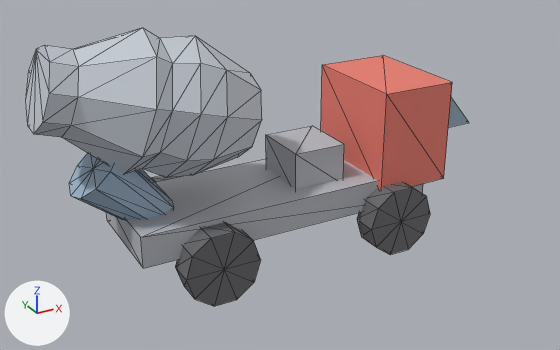
Renders of the glTF model public/studio/v2.15.0/d_cementmixer/model.glb from each side of a commit.
One viewpoint serves both versions: a 50 mm camera at (-5.53, -10.22, 5.07) aimed at (0.1, 0.01, -0.04). Every picture has the same lights, and +X, +Y and +Z are marked at lower left. The picture after the commit comes second. Mesh edges are drawn as thin lines. Where no turn or scale is listed for an object, it has been applied to the vertices.

The older version as bpy lines, for what is in view:
```python
ob_part0 = bpy.data.objects.new('part0', me_geometry_0)
ob_part0.location = (0.0, 0.0, 0.0)
ob_part1 = bpy.data.objects.new('part1', me_geometry_1)
ob_part1.location = (0.0, 0.0, 0.0)
ob_part3 = bpy.data.objects.new('part3', me_geometry_3)
ob_part3.location = (0.0, 0.0, 0.0)
ob_part4 = bpy.data.objects.new('part4', me_geometry_4)
ob_part4.location = (0.0, 0.0, 0.0)
ob_part5 = bpy.data.objects.new('part5', me_geometry_5)
ob_part5.location = (0.0, 0.0, 0.0)
ob_part8 = bpy.data.objects.new('part8', me_geometry_8)
ob_part8.location = (0.0, 0.0, 0.0)
ob_part9 = bpy.data.objects.new('part9', me_geometry_9)
ob_part9.location = (0.0, 0.0, 0.0)
# also in view: 'part7' at (1.7, -1.0, -0.75)
```
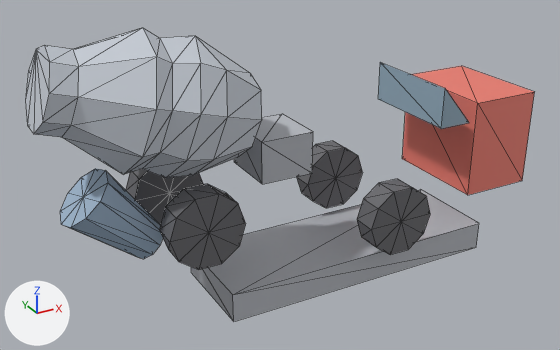
Boxes (x1, y1, x2, y2) around the edits, measured in the pictures (560 x 350 px):
'part0', moved: before (106, 159, 423, 268); after (191, 189, 479, 322)
'part1', moved: before (321, 56, 452, 190); after (402, 66, 534, 195)
'part9', moved: before (175, 222, 261, 306); after (159, 184, 246, 270)
'part5', moved: before (70, 153, 174, 220); after (60, 169, 163, 259)
'part4', moved: before (266, 126, 344, 189); after (234, 114, 313, 184)
'part8', moved (mostly hidden before): before (151, 176, 177, 182); after (126, 169, 203, 225)
'part2', unchanged, uncovered by the edit: before (448, 97, 469, 127); after (378, 62, 469, 129)
'part6', unchanged, uncovered by the edit: after (296, 141, 362, 208)

Diff of the bpy script that builds the scene:
```diff
--- a/public/studio/v2.15.0/d_cementmixer/model.glb.py
+++ b/public/studio/v2.15.0/d_cementmixer/model.glb.py
@@ me_geometry_0 @@
 # used by ob_part0; location = (0.0, 0.0, 0.0)
-me_geometry_0.from_pydata(...)  # 8 vertices, 12 faces; spans x -2.6..2.4, y -0.85..0.85, z -0.6..-0.1
+me_geometry_0.from_pydata(...)  # 8 vertices, 12 faces; spans x -1.21..3.79, y -0.85..0.85, z -1.96..-1.46
+# me_geometry_0 part 1: the whole mesh is moved by (1.39, 0.0, -1.36)
 me_geometry_0.materials.append(mat_defaultmaterial)
@@ me_geometry_1 @@
 # used by ob_part1; location = (0.0, 0.0, 0.0)
-me_geometry_1.from_pydata(...)  # 8 vertices, 12 faces; spans x 1.45..2.75, y -0.95..0.95, z -0.3..1.4
+me_geometry_1.from_pydata(...)  # 8 vertices, 12 faces; spans x 3.34..4.64, y -0.95..0.95, z -0.75..0.95
+# me_geometry_1 part 2: the whole mesh is moved by (1.89, 0.0, -0.45)
 me_geometry_1.materials.append(mat_defaultmaterial_001)
@@ me_geometry_4 @@
 # used by ob_part4; location = (0.0, 0.0, 0.0)
-me_geometry_4.from_pydata(...)  # 8 vertices, 12 faces; spans x 0.1..1.0, y -0.5..0.5, z -0.2..0.5
+me_geometry_4.from_pydata(...)  # 8 vertices, 12 faces; spans x -0.494..0.406, y -0.5..0.5, z 0.118..0.818
+# me_geometry_4 part 3: the whole mesh is moved by (-0.594, 0.0, 0.318)
 me_geometry_4.materials.append(mat_defaultmaterial_004)
@@ me_geometry_5 @@
 # used by ob_part5; location = (0.0, 0.0, 0.0)
-me_geometry_5.from_pydata(...)  # 22 vertices, 40 faces; spans x -3.31..-1.8, y -0.48..0.48, z -0.48..1.05
+me_geometry_5.from_pydata(...)  # 22 vertices, 40 faces; spans x -3.49..-1.98, y -0.48..0.48, z -0.89..0.64
+# me_geometry_5 part 4: the whole mesh is moved by (-0.18, 0.0, -0.41)
 me_geometry_5.materials.append(mat_defaultmaterial_005)
@@ me_geometry_8 @@
 # used by ob_part8; location = (0.0, 0.0, 0.0)
-me_geometry_8.from_pydata(...)  # 22 vertices, 40 faces; spans x -2.1..-0.9, y 0.79..1.21, z -1.321..-0.179
+me_geometry_8.from_pydata(...)  # 22 vertices, 40 faces; spans x -2.222..-1.022, y 0.554..0.974, z -0.784..0.357
+# me_geometry_8 part 5: the whole mesh is moved by (-0.122, -0.236, 0.537)
 me_geometry_8.materials.append(mat_defaultmaterial_008)
@@ me_geometry_9 @@
 # used by ob_part9; location = (0.0, 0.0, 0.0)
-me_geometry_9.from_pydata(...)  # 22 vertices, 40 faces; spans x -2.1..-0.9, y -1.21..-0.79, z -1.321..-0.179
+me_geometry_9.from_pydata(...)  # 22 vertices, 40 faces; spans x -2.222..-1.022, y -0.974..-0.554, z -0.784..0.357
+# me_geometry_9 part 6: the whole mesh is moved by (-0.122, 0.236, 0.537)
 me_geometry_9.materials.append(mat_defaultmaterial_009)
```
